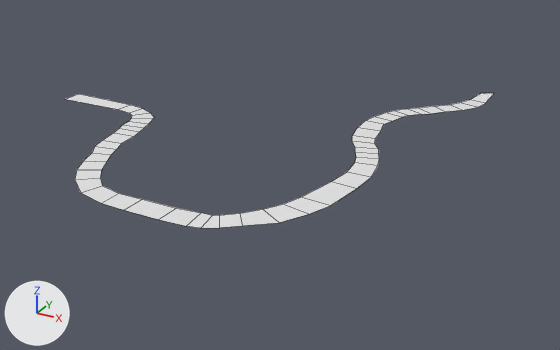
Renders of the Blender file unity/Twinstick TD/Assets/Models/Level/river/river.blend from each side of a commit.
The view is the same before and after, from a camera (50 mm lens) standing at (6.89, -12.14, 7.69) and looking at (0.23, -0.05, 1.64). Arrows for +X, +Y and +Z are at lower left; the lights stay in place. Mesh edges are drawn as thin lines.
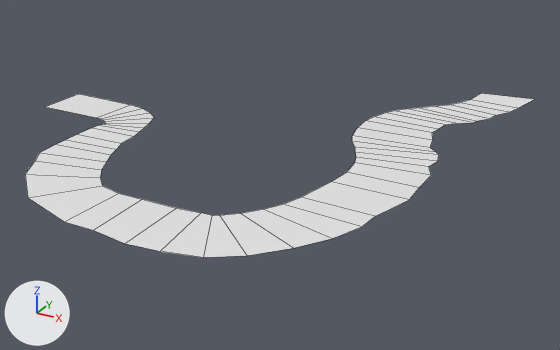
What differs and where, as boxes (x1, y1, x2, y2) in the pictures (560 x 350 px):
'Plane', reshaped (19% wider, 22% taller): before (66, 93, 494, 228); after (25, 93, 534, 258)

The edits, one by one:
me_plane_001 is used by ob_plane; location (-5.6, 0.77, 2.4); rotation (1.571, 0.0, 0.0), in degrees (90, 0, 0).
me_plane_001 had 92 vertices, 45 faces and spanned x 0.58..8.69, y 0.0..0.04, z -3.81..4.67.
me_plane_001 now has 92 vertices, 45 faces and spans x 0.58..9.57, y 0.0..0.04, z -3.81..5.5.
me_plane_001 part 1: 46 of 92 vertices moved; they spanned x 0.58..8.69, y 0.0..0.04, z -3.81..4.67 and now span x 0.58..9.57, y 0.0..0.04, z -3.81..5.5; mean shift (0.33, 0.0, 0.17); largest move (7.51, 0.0, 0.2) -> (8.66, 0.0, 0.07).
